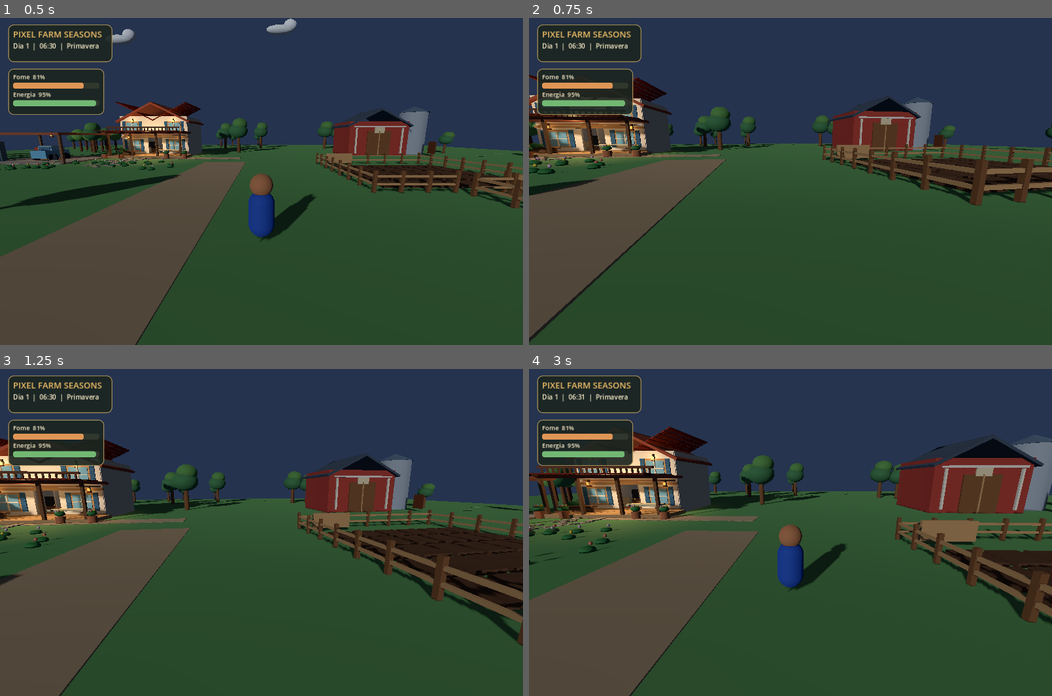
Above: before the commit, frames 1-4 (two rows, left to right).
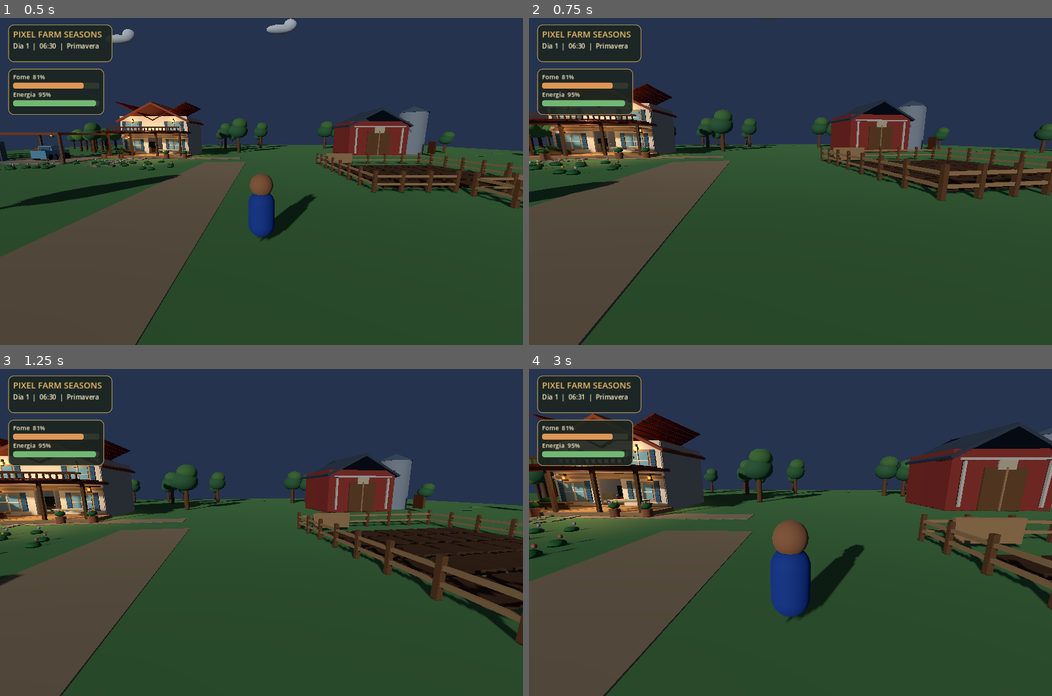
Above: after the commit, the same moments.

Repository: juniordev830/pixel-farm-seasons
Game: Godot game, scene res://scenes/farm_world.tscn
The game is run twice, just before and just after one commit, with the same random seed, the same clock (stepped at 60 frames per second) and the same inputs.
Inputs (mouse positions are in pixels of both pictures, inside the frame that each line leads up to):
- Up to frame 1 (0.5 s): no input
- Up to frame 2 (0.75 s): tap Enter at 0.5 s; move the mouse to (816, 181) at 0.52 s; hold W (move_forward) from 0.53 s (still down); hold V (toggle_camera) from 0.53 s (still down)
- Up to frame 3 (1.25 s): keep holding W (move_forward); keep holding V (toggle_camera); tap Space (jump) at 0.77 s
- Up to frame 4 (3 s): keep holding W (move_forward); move the mouse to (764, 532) at 1.27 s; release V (toggle_camera) at 1.28 s; tap Ctrl (crouch) at 1.35 s; tap Space (jump) at 1.52 s; tap V (toggle_camera) at 1.55, 2.3, 2.85 s; move the mouse to (800, 525) at 2.02 s; hold Shift (sprint) 2.03-2.78 s; move the mouse to (785, 539) at 2.77 s

Frame 1 is identical in both runs. In frame 2, 14% of the frame differs, in the area x 0-100%, y 17-100%; in frame 3, 0.9%; in frame 4, 22%, in the area x 0-100%, y 13-100%.

Commit message:
feat(camera): smooth first-person and third-person camera transitions

Diff:
--- a/godot/scripts/farmer_controller.gd
+++ b/godot/scripts/farmer_controller.gd
@@ -7,6 +7,7 @@
 @export var crouch_speed: float = 2.0
 @export var jump_velocity: float = 4.5
 @export var mouse_sensitivity: float = 0.0025
+@export var camera_follow_smoothing: float = 7.5
 @export var gamepad_look_speed: float = 2.5
 @export var min_pitch: float = -1.2
 @export var max_pitch: float = 1.0
@@ -15,9 +16,11 @@
 @onready var visuals: Node3D = $Visuals
 var third_person: bool = true
 var _original_arm_length: float
+var _desired_arm_length: float
 
 func _ready() -> void:
     _original_arm_length = camera_arm.spring_length
+    _desired_arm_length = _original_arm_length
     Input.mouse_mode = Input.MOUSE_MODE_CAPTURED
 
 func _unhandled_input(event: InputEvent) -> void:
@@ -30,10 +33,13 @@
         camera_pivot.rotation.x = clamp(camera_pivot.rotation.x - event.relative.y * mouse_sensitivity, min_pitch, max_pitch)
     if event.is_action_pressed("toggle_camera"):
         third_person = not third_person
-        camera_arm.spring_length = _original_arm_length if third_person else 0.05
+        _desired_arm_length = _original_arm_length if third_person else 0.05
         visuals.visible = third_person
 
 func _physics_process(delta: float) -> void:
+    # Transicao suave ao alternar entre primeira e terceira pessoa.
+    camera_arm.spring_length = lerpf(camera_arm.spring_length, _desired_arm_length,
+        1.0 - exp(-camera_follow_smoothing * delta))
     if not is_on_floor():
         velocity += get_gravity() * delta
     if Input.is_action_just_pressed("jump") and is_on_floor():
